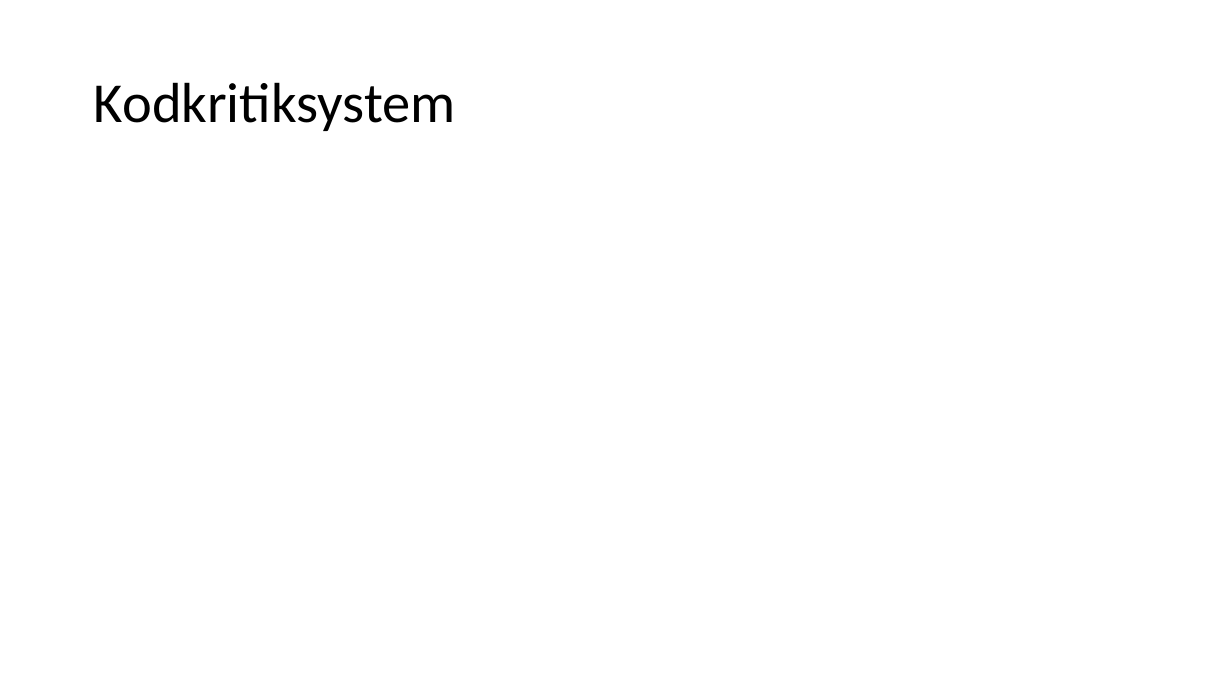
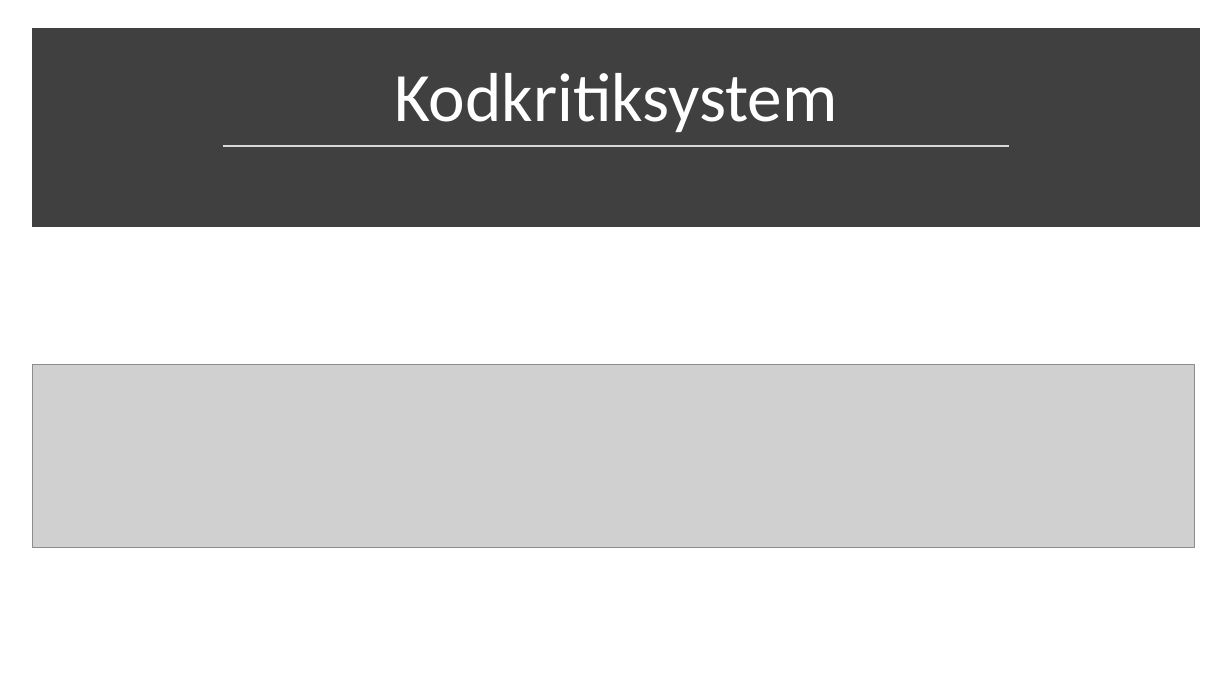
Before and after one commit to knopp10000/Inte_Roligt, a slide deck: slide 28 of slutredovisning.pptx. Drawn at 1232x693 pixels with LibreOffice and Linux fonts; fonts in the diff are those of the drawing; grey boxes stand for pictures. Boxes give left, top, right and bottom in pixels: in the first picture for what was removed or moved away, otherwise in the second. Text is boxed around its words. In the diff, an @@ line names an element or a change of style, - is before the commit and + after.

Commit message:
la till kodkritik

```diff
--- a/slutredovisning.pptx
+++ b/slutredovisning.pptx
@@ rectangle added at <box>38,35,1194,222</box>, fill #404040, outline #404040 10 pt @@
@@ title "Kodkritiksystem": place and size @@
-title "Kodkritiksystem" at <box>94,82,456,131</box>
+title "Kodkritiksystem" at <box>394,73,838,132</box>
@@ title "Kodkritiksystem" at <box>394,73,838,132</box>: size 44 to 54 pt, text colour #000000 to #FFFFFF; alignment left to centre; vertical alignment middle to bottom @@
@@ line added from (224, 146) to (1009, 146), #D9D9D9 1.75 pt @@
@@ picture added at <box>32,364,1194,547</box> @@
```
